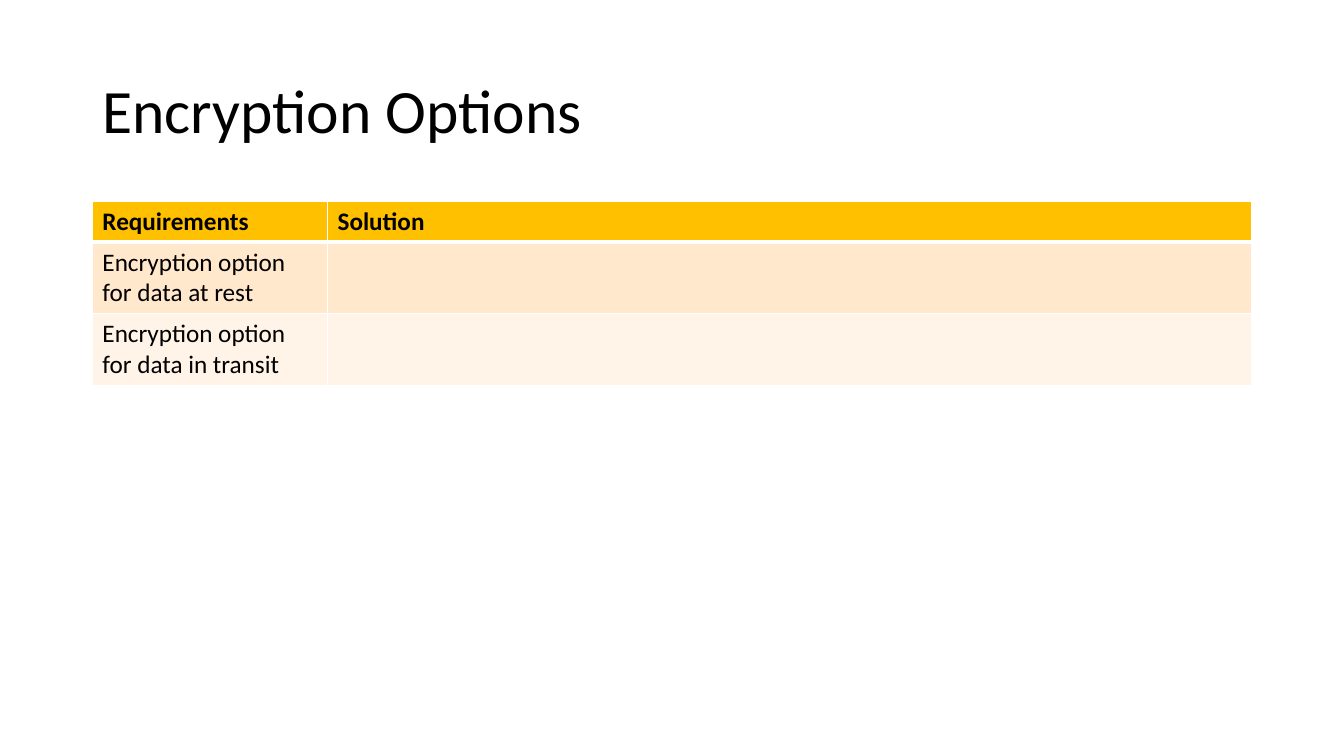
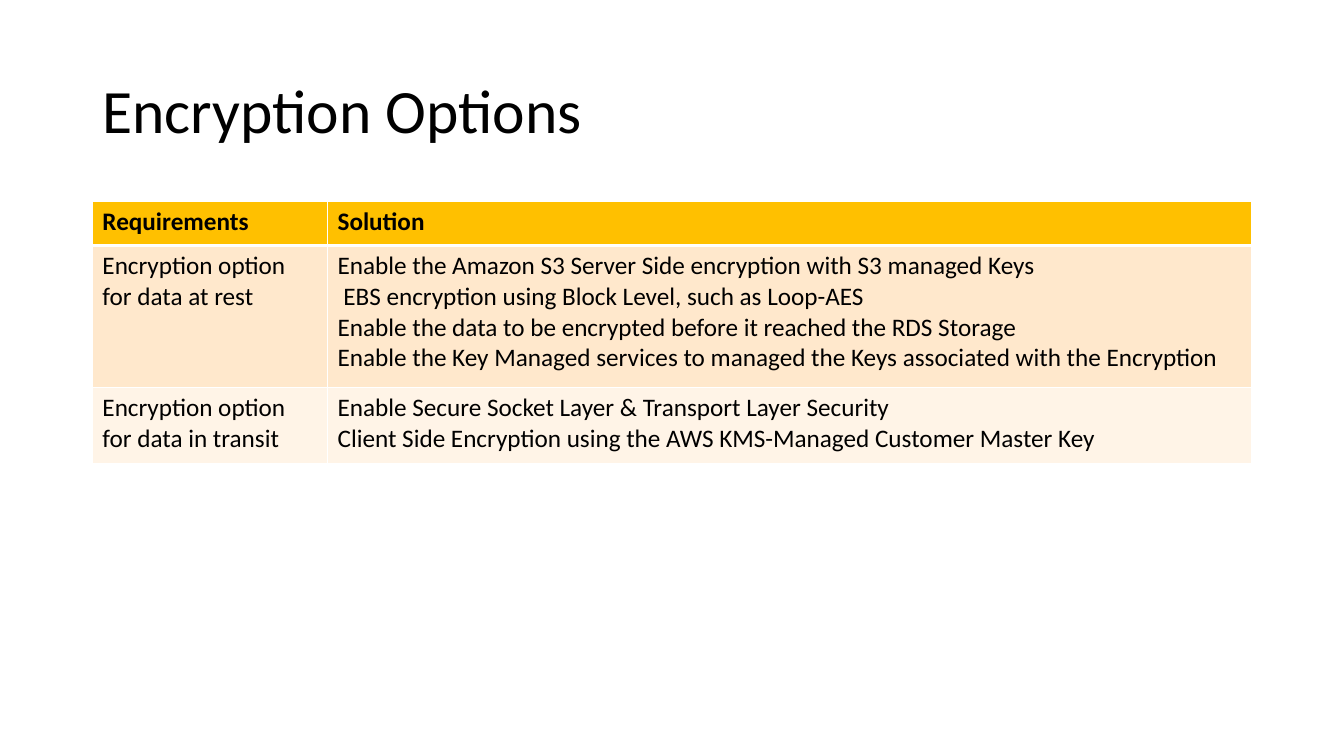
Before and after one commit to WilliamCareySemiColon/college_y3, a slide deck: slide 4 of Cloud_Computing/Labs/Assignment/part 2/Cloud-Computing-Assignment-2.pptx. Drawn at 1344x756 pixels with LibreOffice and Linux fonts; fonts in the diff are those of the drawing. Boxes give left, top, right and bottom in pixels: in the first picture for what was removed or moved away, otherwise in the second. Text is boxed around its words. In the diff, an @@ line names an element or a change of style, - is before the commit and + after.

```diff
--- a/Cloud_Computing/Labs/Assignment/part 2/Cloud-Computing-Assignment-2.pptx
+++ b/Cloud_Computing/Labs/Assignment/part 2/Cloud-Computing-Assignment-2.pptx
@@ table at (93,202,1252,465) @@
-row 2, column 2: 
+row 2, column 2: Enable the Amazon S3 Server Side encryption with S3 managed Keys / EBS encryption using Block Level, such as Loop-AES / Enable the data to be encrypted before it reached the RDS Storage / Enable the Key Managed services to managed the Keys associated with the Encryption
-row 3, column 2: 
+row 3, column 2: Enable Secure Socket Layer & Transport Layer Security / Client Side Encryption using the AWS KMS-Managed Customer Master Key
```
Also in this commit, not shown: 9 other slides changed, 1 slide removed, 1 other file.
